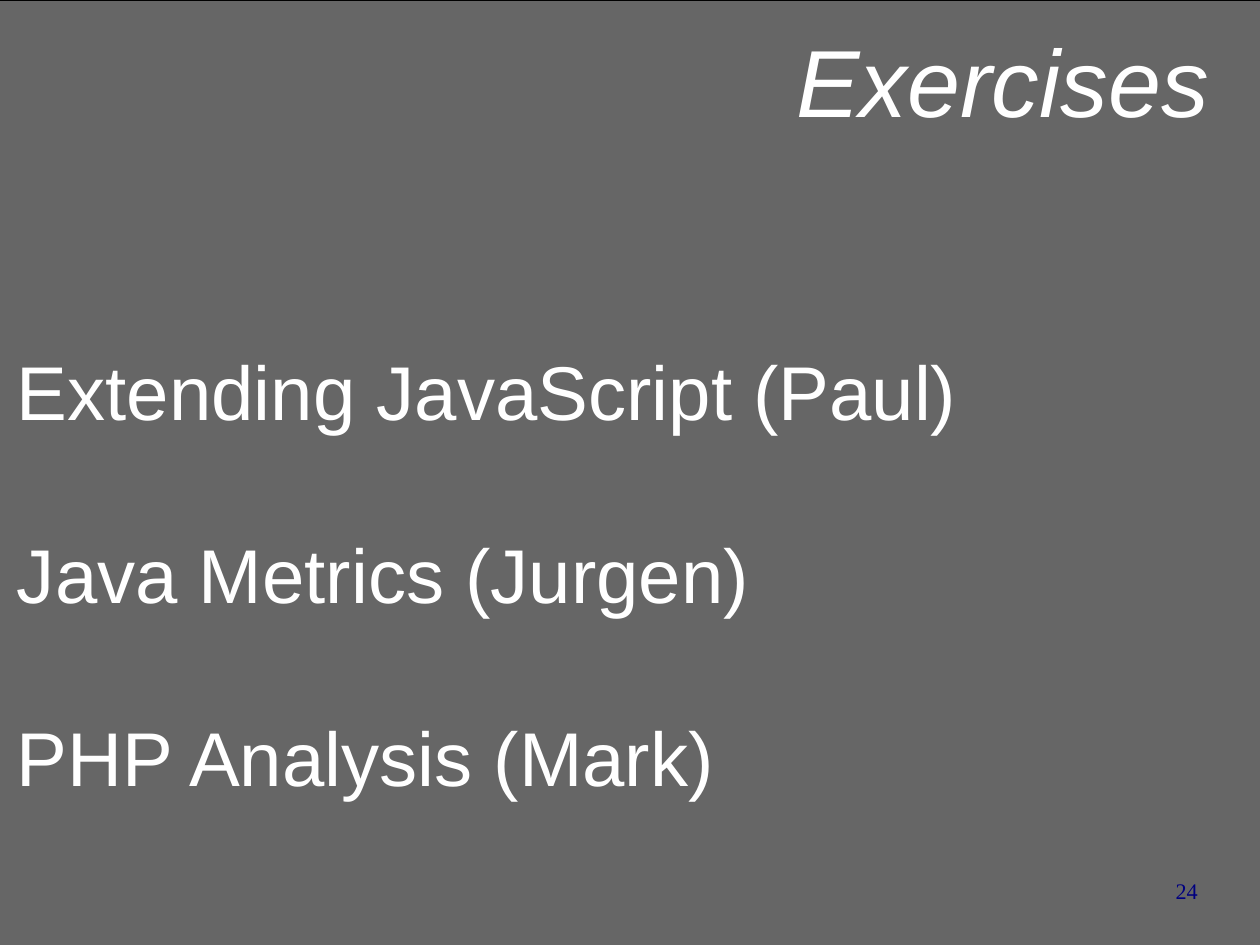
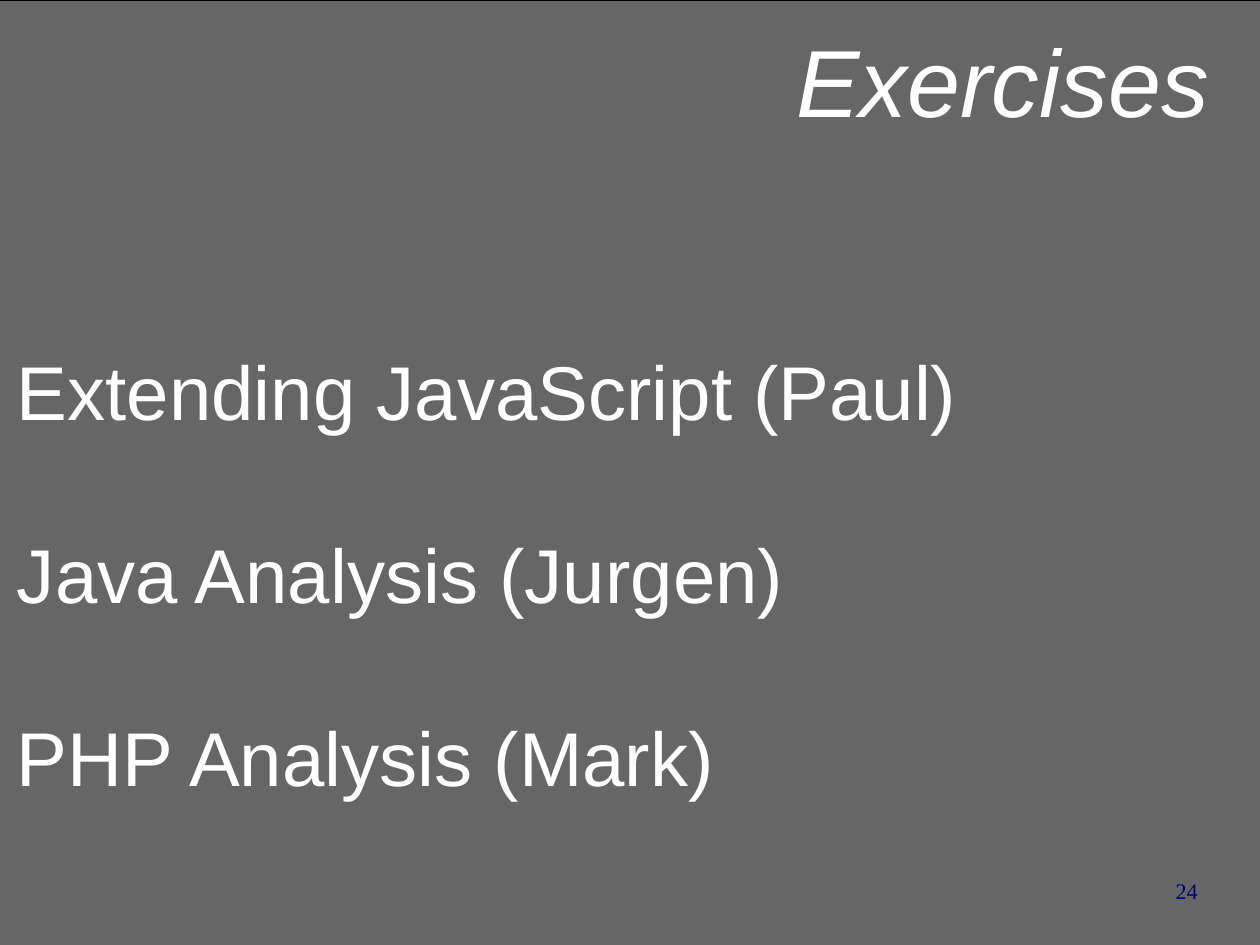
Before and after one commit to cwi-swat/rascal-course-pldi-2015, a slide deck: slide 24 of presentations/rascal-overview.odp. Drawn at 1260x945 pixels with LibreOffice and Linux fonts; fonts in the diff are those of the drawing; background and template pictures are left out. Boxes give left, top, right and bottom in pixels: in the first picture for what was removed or moved away, otherwise in the second. Text is boxed around its words. In the diff, an @@ line names an element or a change of style, - is before the commit and + after.

```diff
--- a/presentations/rascal-overview.odp
+++ b/presentations/rascal-overview.odp
@@ text at bbox=[17, 548, 783, 618]: text changed @@
-Java Metrics (Jurgen)
+Java Analysis (Jurgen)
```
Also in this commit, not shown: 1 other slide changed.
